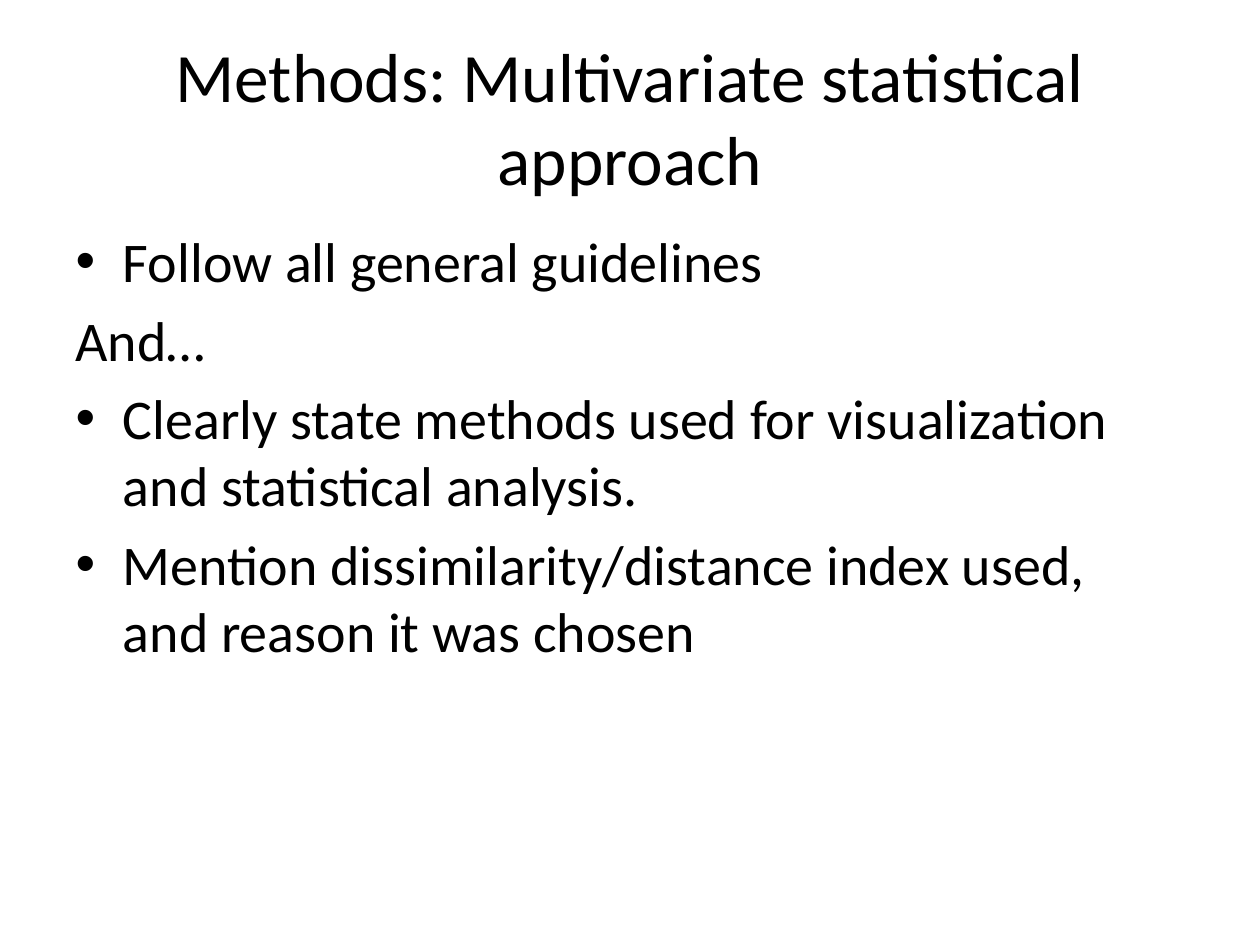
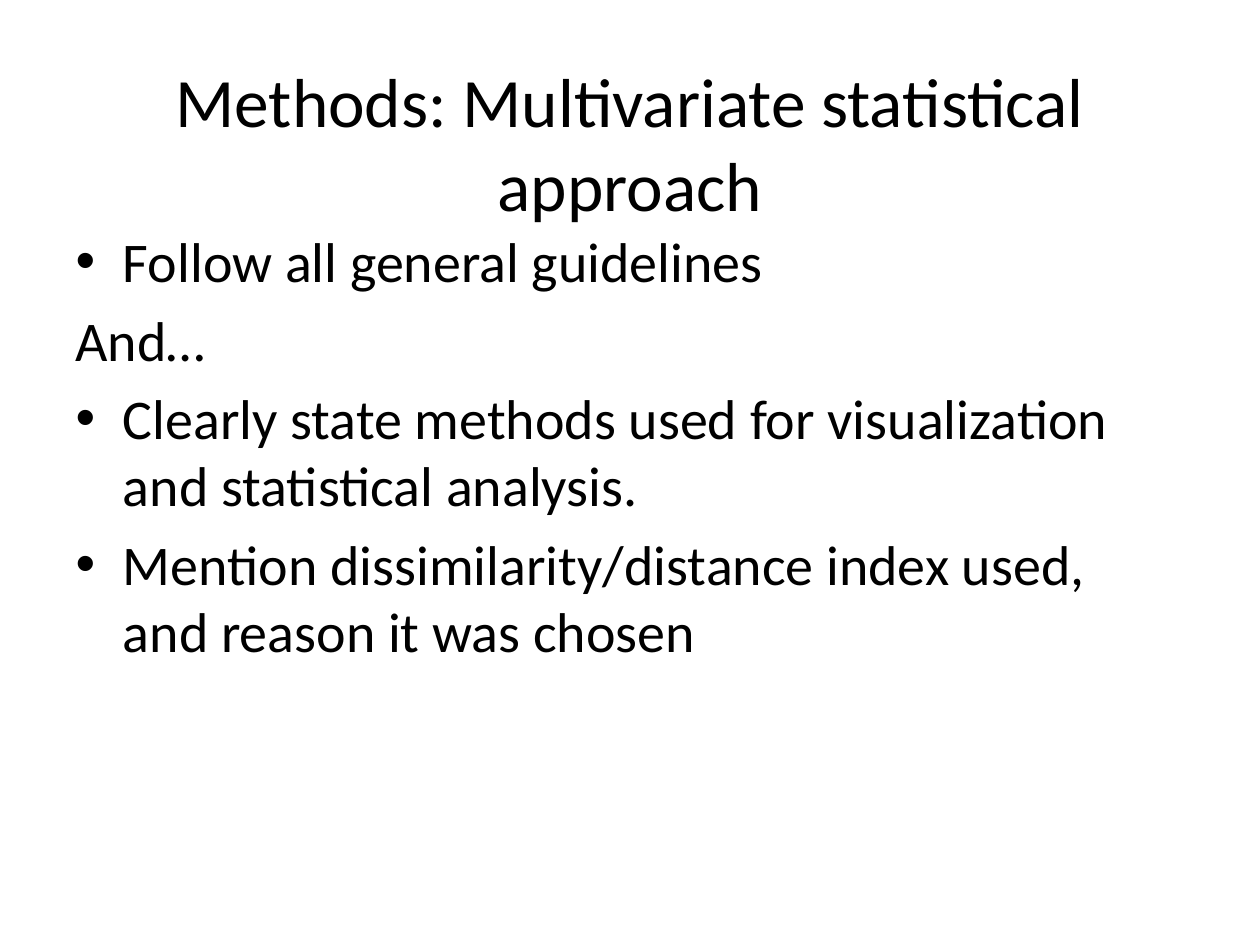
Before and after one commit to EEOB590A-Data-Science-in-R-Fall2021/CourseMaterials, a slide deck: slide 7 of 8. Writing a manuscript/what to include in a paper.pptx. Drawn at 1260x945 pixels with LibreOffice and Linux fonts; fonts in the diff are those of the drawing. Boxes give left, top, right and bottom in pixels: in the first picture for what was removed or moved away, otherwise in the second. Text is boxed around its words. In the diff, an @@ line names an element or a change of style, - is before the commit and + after.

```diff
--- a/8. Writing a manuscript/what to include in a paper.pptx
+++ b/8. Writing a manuscript/what to include in a paper.pptx
@@ title "Methods: Multivariate statistical approach": place and size @@
-title "Methods: Multivariate statistical approach" at (176,54,1084,197)
+title "Methods: Multivariate statistical approach" at (176,79,1084,223)
```
Also in this commit, not shown: 1 other slide changed, 2 other files.
